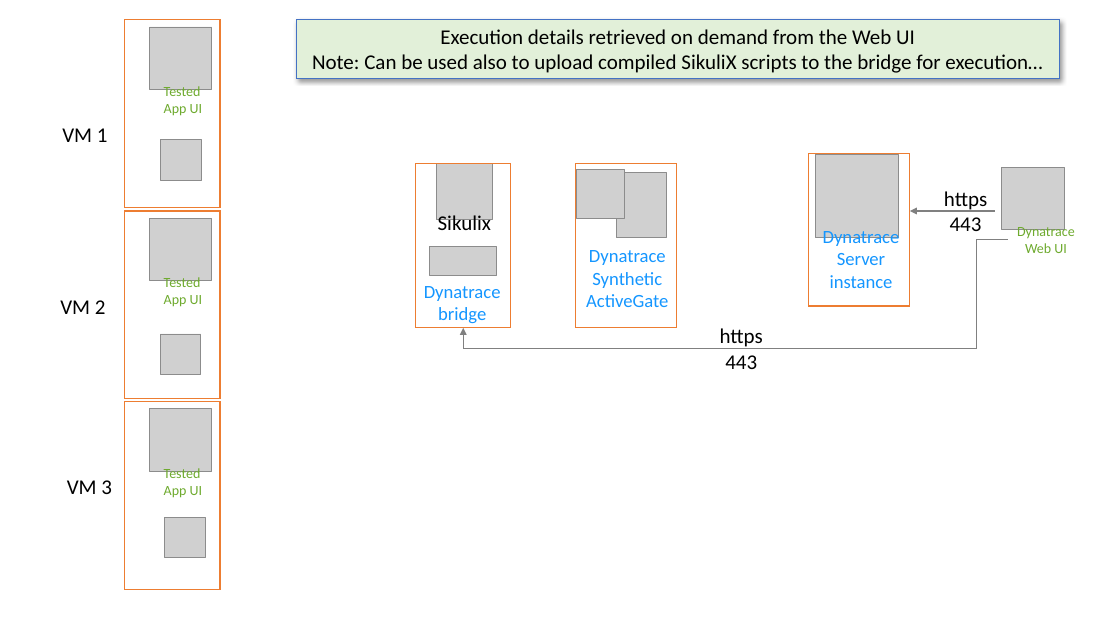
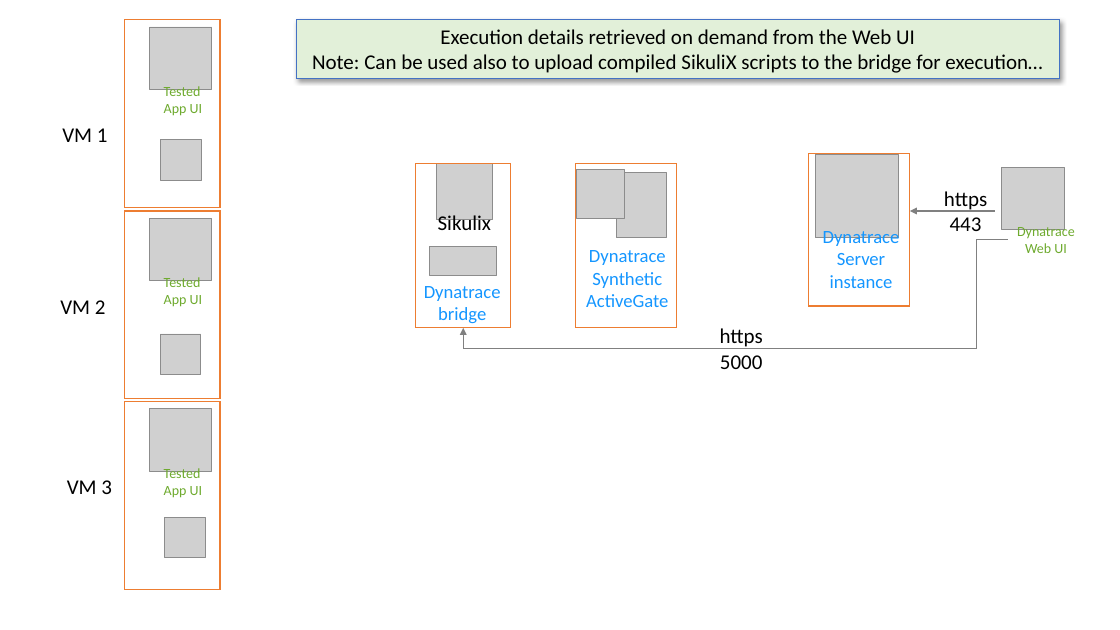
Before and after one commit to LO-RAN/dt_sikulix_bridge, a slide deck: slide 3 of documentation/dt_sikulix_bridge.pptx. Drawn at 1120x630 pixels with LibreOffice and Linux fonts; fonts in the diff are those of the drawing; grey boxes stand for pictures; background and template pictures are left out. Boxes give left, top, right and bottom in pixels: in the first picture for what was removed or moved away, otherwise in the second. Text is boxed around its words. In the diff, an @@ line names an element or a change of style, - is before the commit and + after.

```diff
--- a/documentation/dt_sikulix_bridge.pptx
+++ b/documentation/dt_sikulix_bridge.pptx
@@ text at [720, 328, 763, 369]: text changed @@
-https 443
+https 5000
```
Also in this commit, not shown: 1 other slide changed, 1 slide added, 2 other files.
